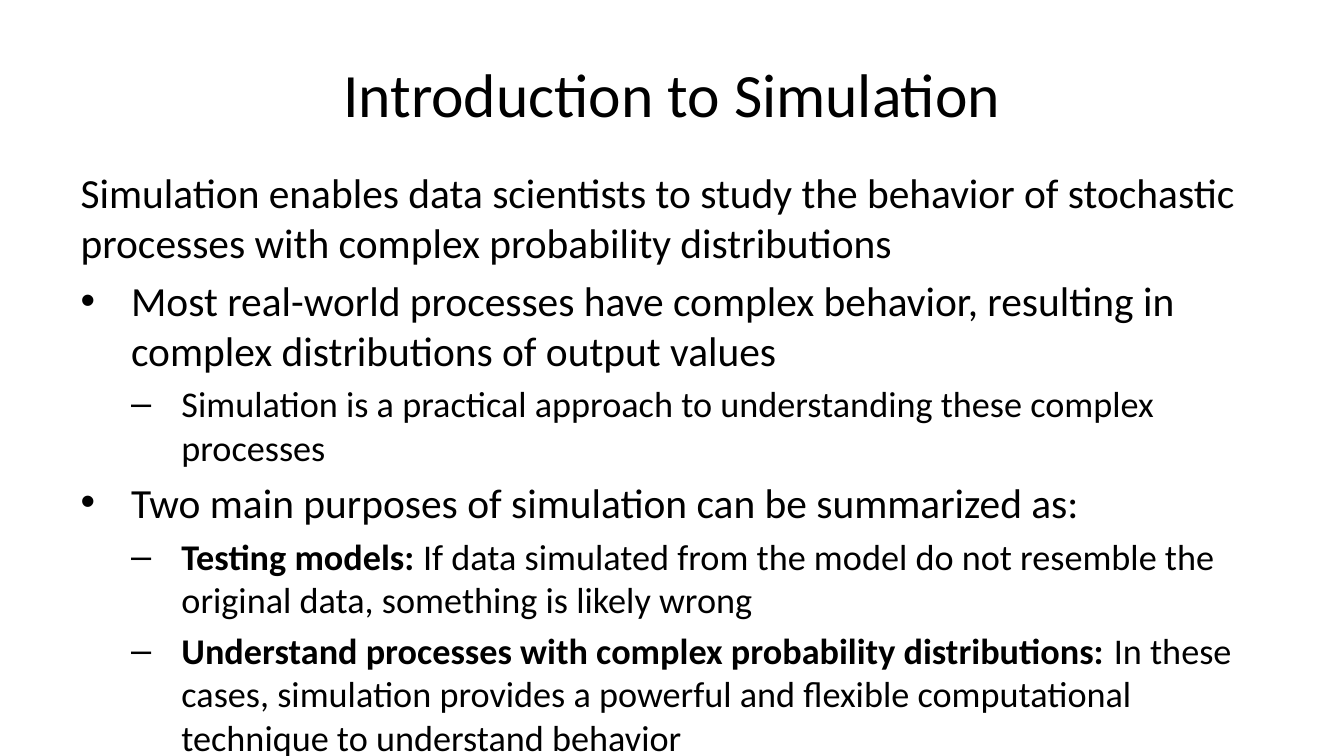
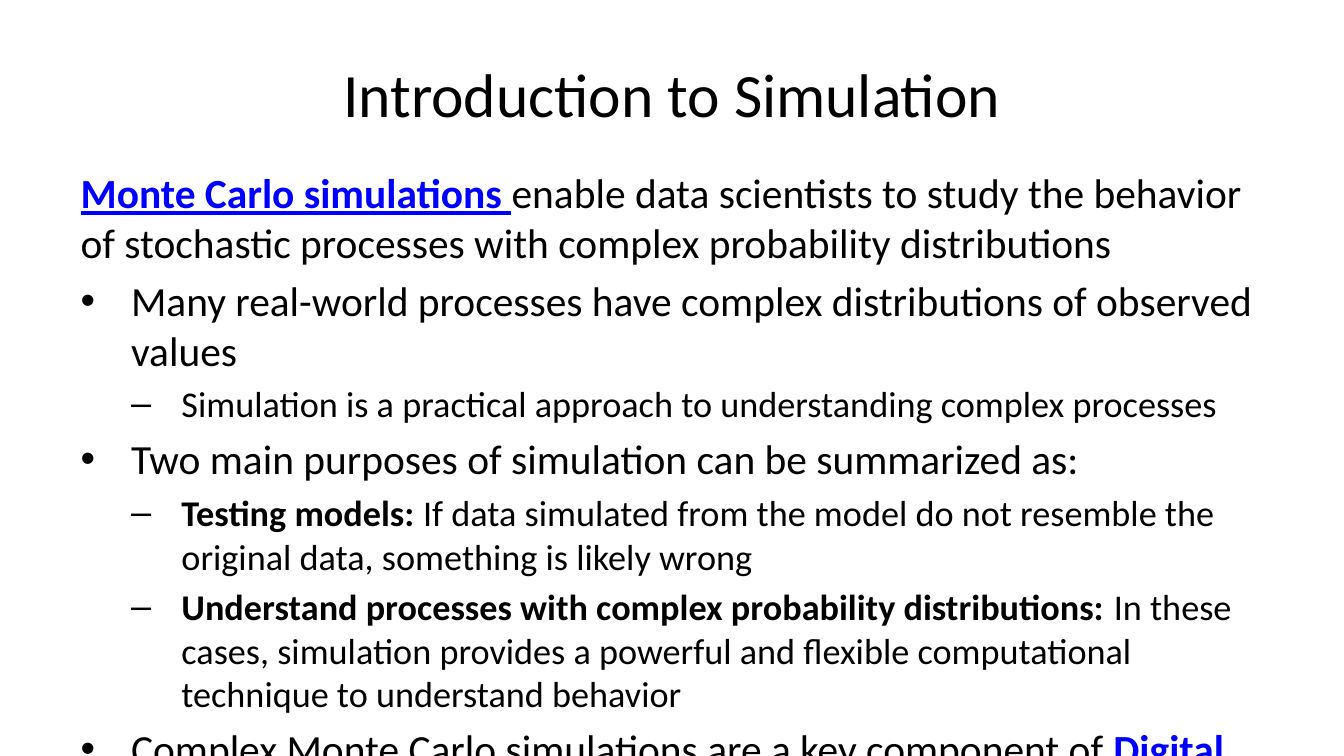
Before and after one commit to StephenElston/CSCI-E-83, a slide deck: slide 39 of LectureSlides/04_SamplingAndSimulation.pptx. Drawn at 1344x756 pixels with LibreOffice and Linux fonts; fonts in the diff are those of the drawing. Boxes give left, top, right and bottom in pixels: in the first picture for what was removed or moved away, otherwise in the second. Text is boxed around its words. In the diff, an @@ line names an element or a change of style, - is before the commit and + after.

```diff
--- a/LectureSlides/04_SamplingAndSimulation.pptx
+++ b/LectureSlides/04_SamplingAndSimulation.pptx
@@ text at [81,179,1252,713]: paragraph added @@
+• Complex Monte Carlo simulations are a key component of Digital twin models
@@ text at [81,179,1252,424]: text changed @@
-Simulation enables data scientists to study the behavior of stochastic processes with complex probability distributions
-• Most real-world processes have complex behavior, resulting in complex distributions of output values
-  – Simulation is a practical approach to understanding these complex processes
+Monte Carlo simulations enable data scientists to study the behavior of stochastic processes with complex probability distributions
+• Many real-world processes have complex distributions of observed values
+  – Simulation is a practical approach to understanding complex processes
```
Also in this commit, not shown: 9 other slides changed.
